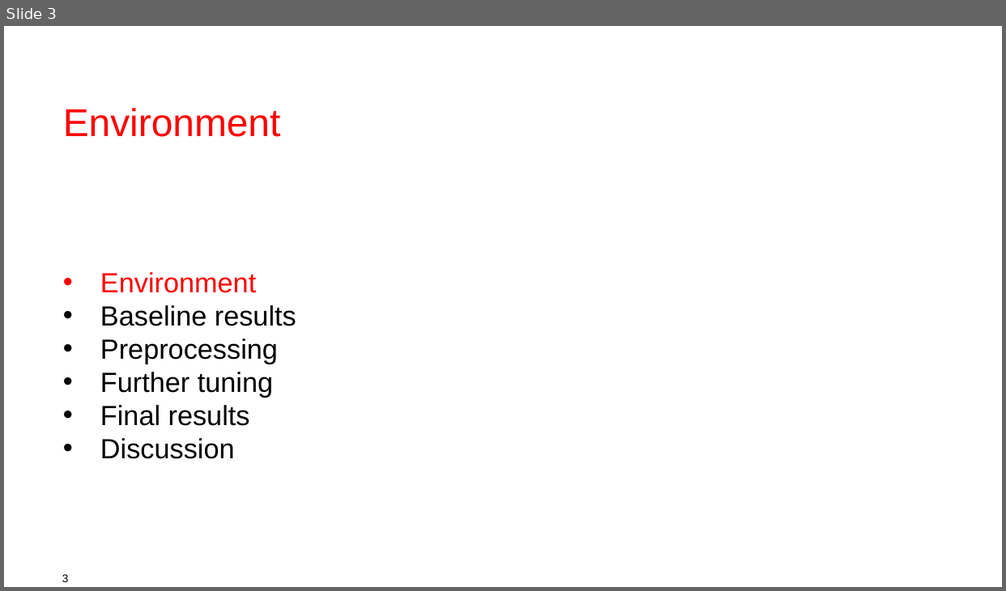
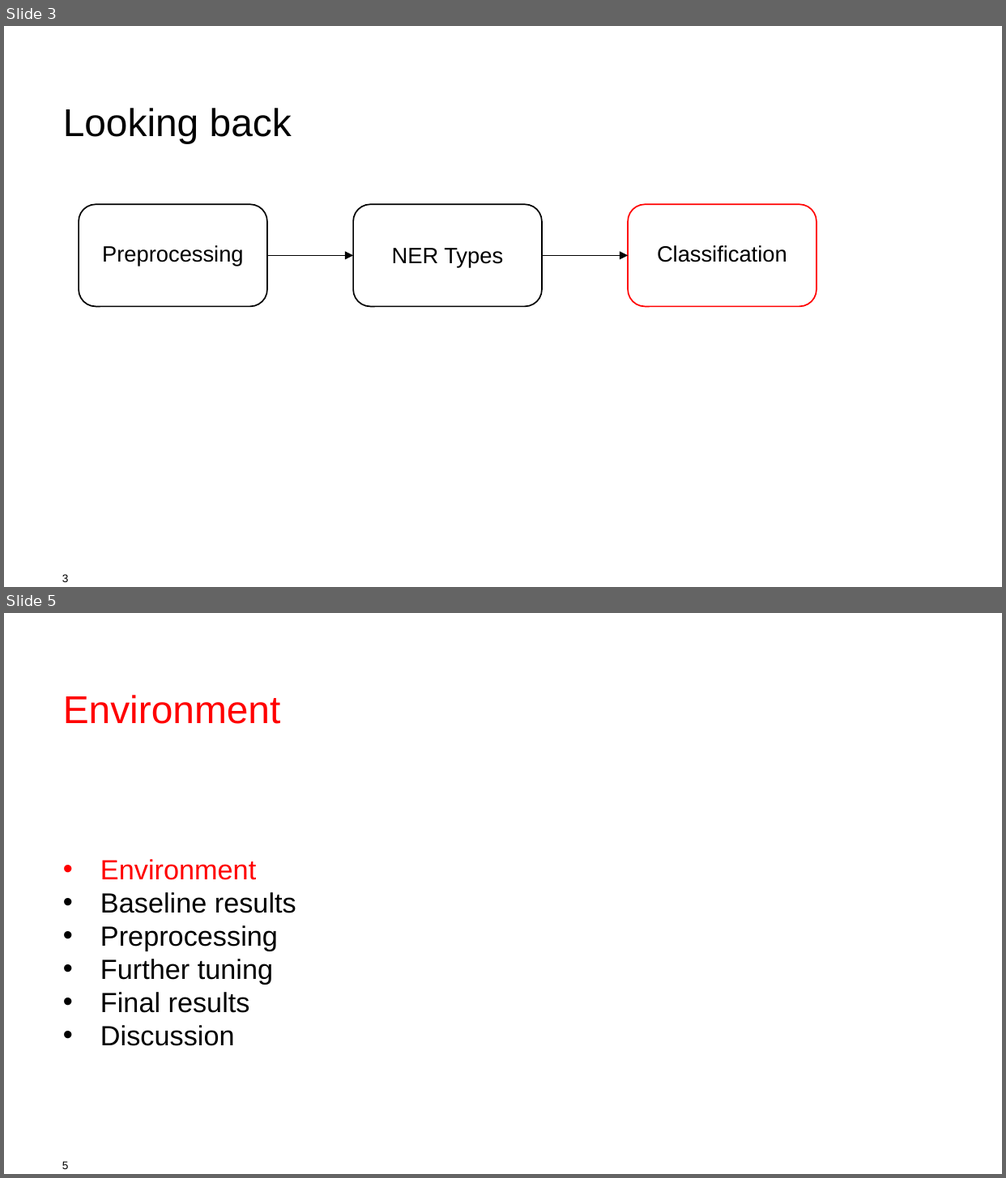
Before and after one commit to vitamys/nlp, a slide deck: Final_Project_Presentation_GroupC.pptx. Shown one above the other, each under a label of ours: slide 3 before the commit, slides 3 and 5 after it; the slides between them are not shown. The pictures are 1006x591 and 1006x1178 pixels, drawn with LibreOffice and Linux fonts; fonts in the diff are those of the drawing; background and template pictures are left out. Boxes give left, top, right and bottom in pixels: in the first picture for what was removed or moved away, otherwise in the second. Text is boxed around its words. In the diff, an @@ line names an element or a change of style, - is before the commit and + after.

```diff
--- a/Final_Project_Presentation_GroupC.pptx
+++ b/Final_Project_Presentation_GroupC.pptx
@@ slide 3 added at [4,26,1002,587], background #FFFFFF; not listed: 1 template element that a slide beside it also shows @@
@@ title added at [63,108,292,143], 28 pt, text #000000 @@
+Looking back
@@ rounded rectangle added at [79,205,267,306], outline #000000 1 pt @@
@@ rounded rectangle added at [353,205,542,306], outline #000000 1 pt @@
@@ rounded rectangle added at [628,205,816,306], outline #FF0000 1 pt @@
@@ text added at [102,246,243,267], 16 pt, text #000000 @@
+Preprocessing
@@ arrow added from (267, 255) to (353, 255), #000000 0.5 pt @@
@@ text added at [392,248,503,268], 16 pt, text #000000 @@
+NER Types
@@ arrow added from (542, 255) to (628, 255), #000000 0.5 pt @@
@@ text added at [657,246,787,263], 16 pt, text #000000 @@
+Classification
@@ what was slide 3 is now slide 5 @@
@@ page number at [62,1161,69,1169]: text changed @@
-3
+5
```
Also in this commit, not shown: 6 slides changed, 1 other slide added, 7 other files.
